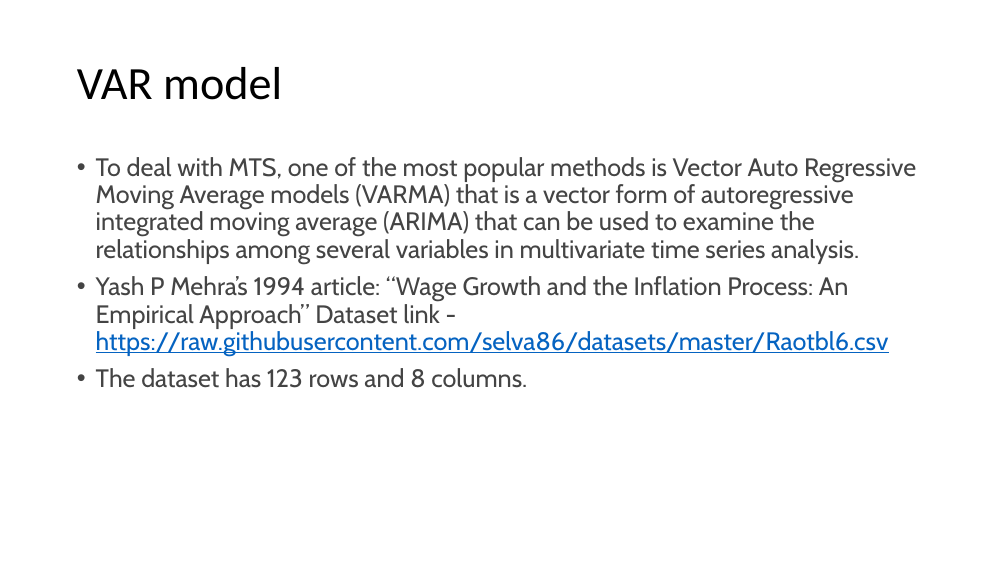
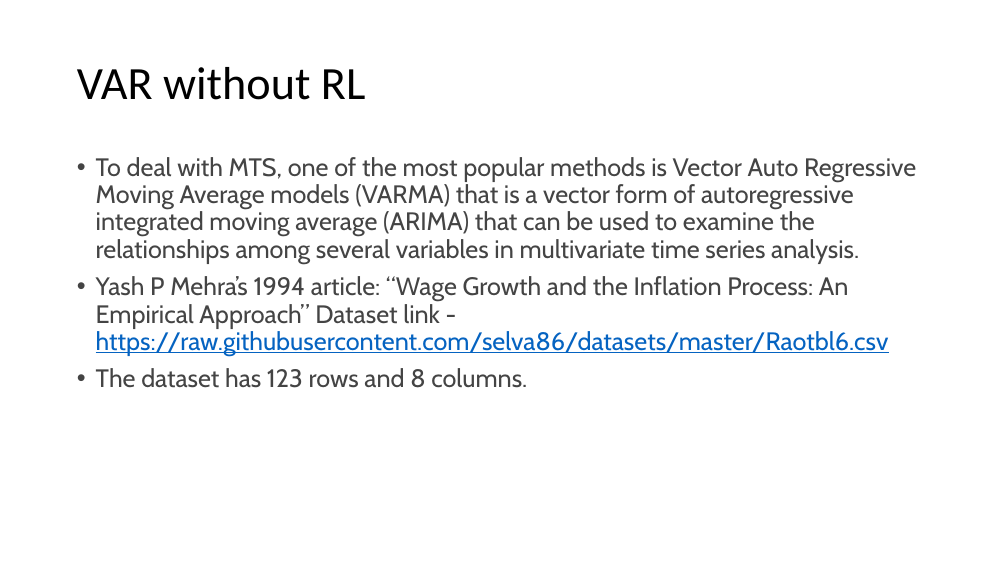
Before and after one commit to raidharmender/MultiVarTSPred, a slide deck: slide 18 of Multivar TS analysis and prediction.pptx (slide 13 before the commit). Drawn at 1008x567 pixels with LibreOffice and Linux fonts; fonts in the diff are those of the drawing. Boxes give left, top, right and bottom in pixels: in the first picture for what was removed or moved away, otherwise in the second. Text is boxed around its words. In the diff, an @@ line names an element or a change of style, - is before the commit and + after.

Commit message:
Updated

```diff
--- a/Multivar TS analysis and prediction.pptx
+++ b/Multivar TS analysis and prediction.pptx
@@ title at <box>77,67,365,100</box>: text changed @@
-VAR model
+VAR without RL
```
Also in this commit, not shown: 5 slides added.
